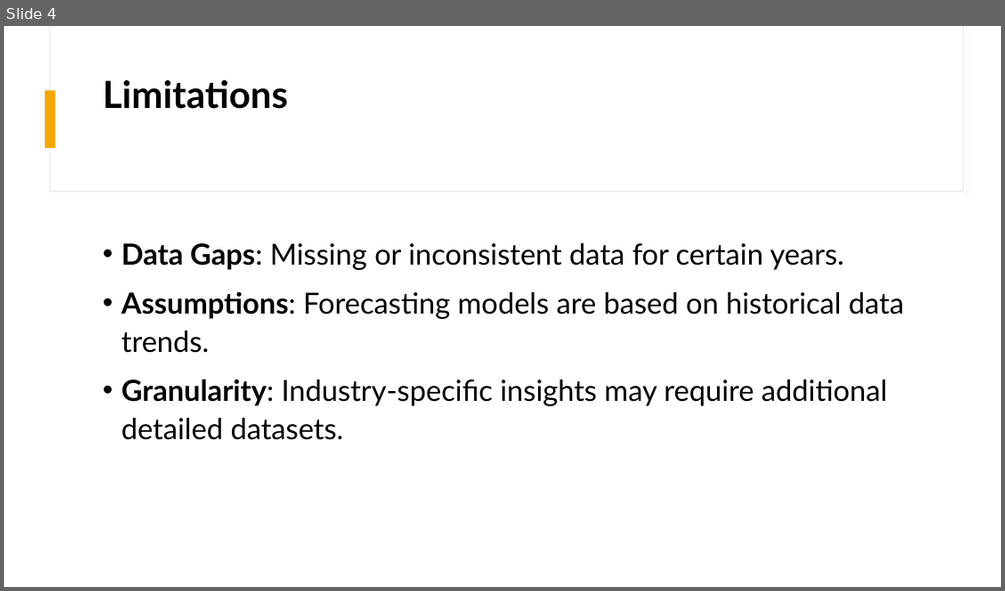
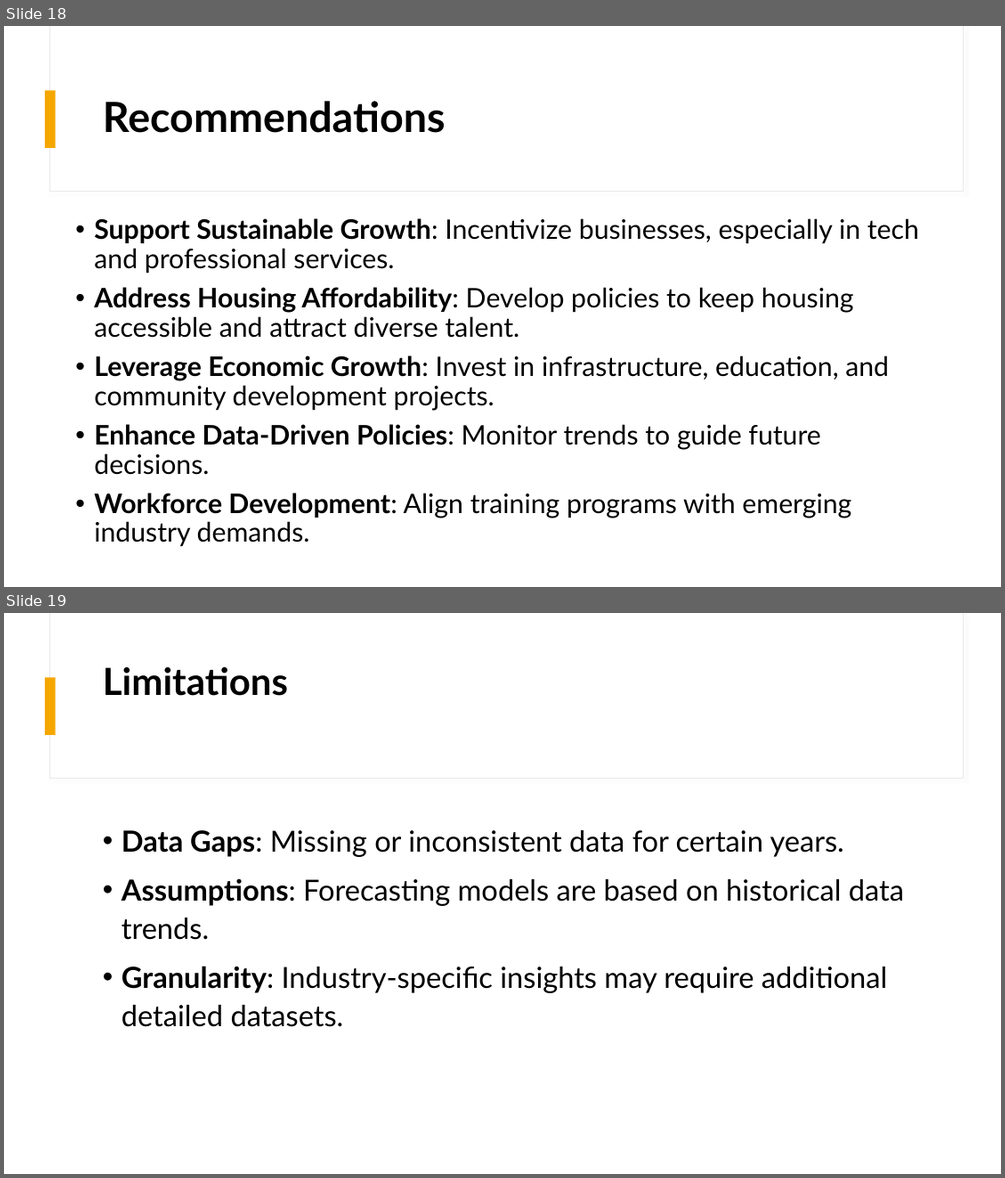
Before and after one commit to Akemp787/Loudoun_County_Growth_Study, a slide deck: presentation/Loudoun County Growth Study.pptx. Shown one above the other, each under a label of ours: slide 4 before the commit, slides 18 and 19 after it. The pictures are 1005x591 and 1005x1178 pixels, drawn with LibreOffice and Linux fonts; fonts in the diff are those of the drawing. Boxes give left, top, right and bottom in pixels: in the first picture for what was removed or moved away, otherwise in the second. Text is boxed around its words. In the diff, an @@ line names an element or a change of style, - is before the commit and + after.

Commit message:
Loudoun County Growth Study

```diff
--- a/presentation/Loudoun County Growth Study.pptx
+++ b/presentation/Loudoun County Growth Study.pptx
@@ slide 18 added at (4, 26, 1001, 587), background #FFFFFF; not listed: 3 template elements that a slide beside it also shows @@
@@ title added at (103, 101, 445, 133), 40 pt, text #000000, bold @@
+Recommendations
@@ text added at (94, 218, 919, 547), 25.9 pt, text #000000 @@
+• Support Sustainable Growth: Incentivize businesses, especially in tech and professional services.
+• Address Housing Affordability: Develop policies to keep housing accessible and attract diverse talent.
+• Leverage Economic Growth: Invest in infrastructure, education, and community development projects.
+• Enhance Data-Driven Policies: Monitor trends to guide future decisions.
+• Workforce Development: Align training programs with emerging industry demands.
@@ what was slide 4 is now slide 19 @@
```
Also in this commit, not shown: 12 slides changed, 5 other slides added, 1 slide removed, 17 other files.
